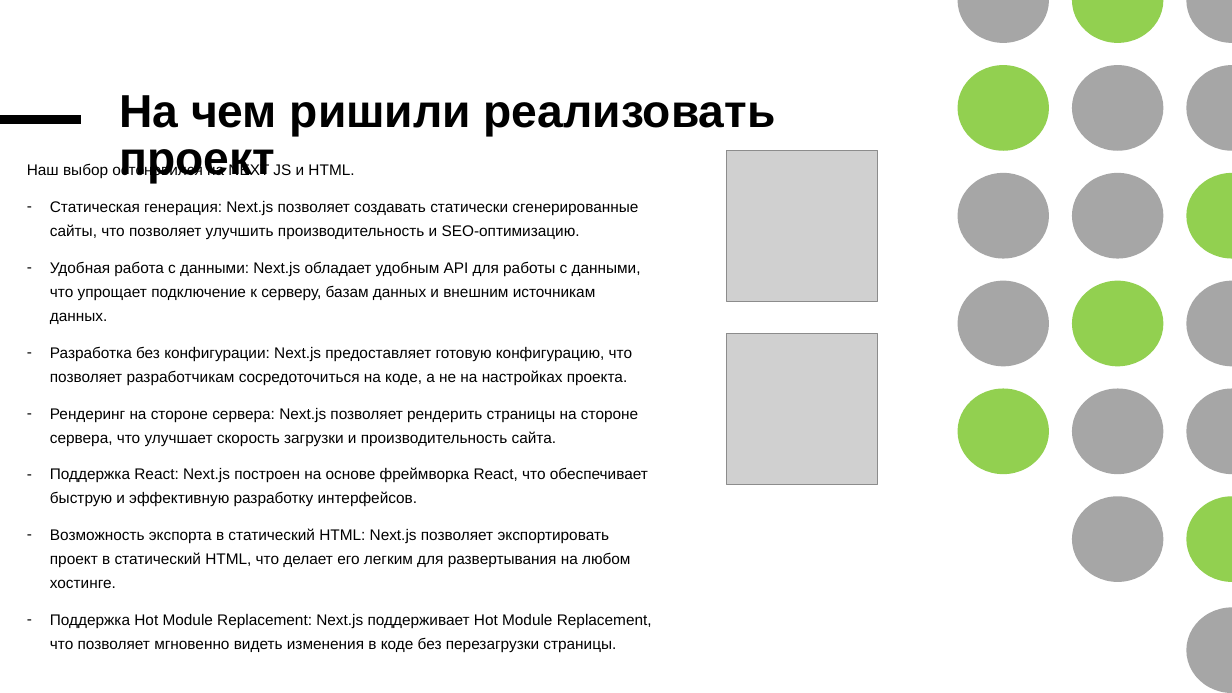
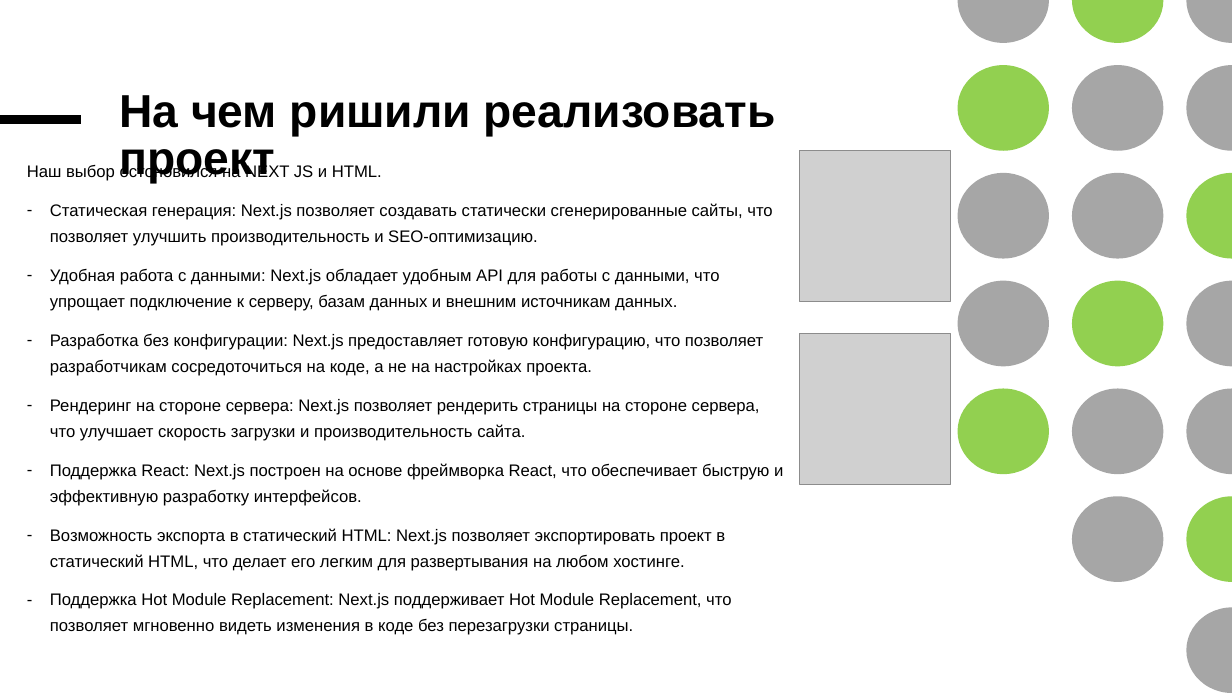
Before and after one commit to sa1kri/Kompas-v19, a slide deck: slide 4 of Презентация 15.pptx. Drawn at 1232x693 pixels with LibreOffice and Linux fonts; fonts in the diff are those of the drawing; grey boxes stand for pictures. Boxes give left, top, right and bottom in pixels: in the first picture for what was removed or moved away, otherwise in the second. Text is boxed around its words. In the diff, an @@ line names an element or a change of style, - is before the commit and + after.

```diff
--- a/Презентация 15.pptx
+++ b/Презентация 15.pptx
@@ text "Наш выбор остоновился на NEXT ..." at [27, 163, 783, 609]: size 12 to 13 pt @@
@@ picture: place and size @@
-picture at [726, 150, 878, 301]
+picture at [800, 150, 952, 301]
@@ picture: place and size @@
-picture at [726, 333, 878, 483]
+picture at [800, 333, 952, 483]
```
Also in this commit, not shown: 7 other slides changed, 3 slides added, 1 slide removed.
